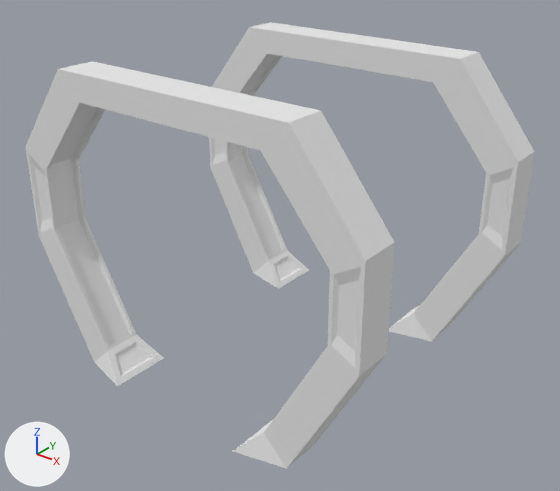
What one commit did to the OBJ model data/cor_pilars.obj.
Both versions are drawn from a 50 mm camera at (3.5, -3.19, 3.43) aimed at (0.08, 1.08, 0.78). Every picture has the same lights, and +X, +Y and +Z are marked at lower left. Where no turn or scale is listed for an object, it has been applied to the vertices.

The older version as bpy lines, for what is in view:
```python
me_pilars_plane = bpy.data.meshes.new('pilars_Plane')
me_pilars_plane.from_pydata(...)  # 216 vertices, 216 faces; spans x -1.53..1.53, y -0.1..2.4, z -0.2..2.2
me_pilars_plane.materials.append(mat_vert_pilar)  # white #e7e7e7
ob_pilars_plane = bpy.data.objects.new('pilars_Plane', me_pilars_plane)
ob_pilars_plane.location = (0.0, 0.0, 0.0)
```
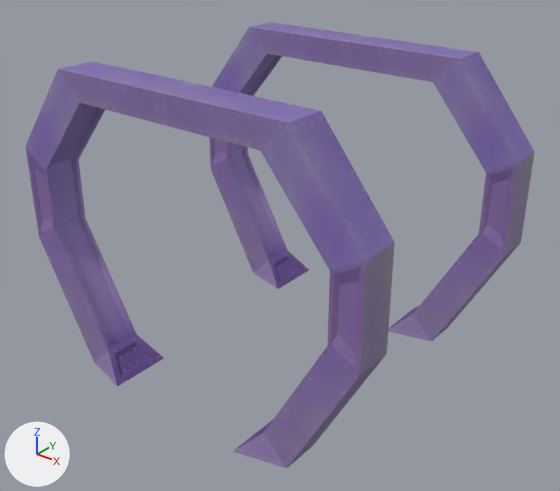
Where the change shows, as pixel boxes [x1, y1, x2, y2] in the pictures (560 x 491 px):
'pilars_Plane', recoloured (grey to purple): [25, 22, 535, 469] in both

The edits, one by one:
Picture 'cor_pilars.png' (img_cor_pilars_png) is new.
Material 'Material' (mat_material) is new.
Its texture is img_cor_pilars_png.
Its roughness is 0.69.
me_pilars_plane has 216 vertices, 216 faces and spans x -1.53..1.53, y -0.1..2.4, z -0.2..2.2.
me_pilars_plane no longer uses material mat_vert_pilar (white #e7e7e7).
me_pilars_plane now uses material mat_material (picture img_cor_pilars_png).
